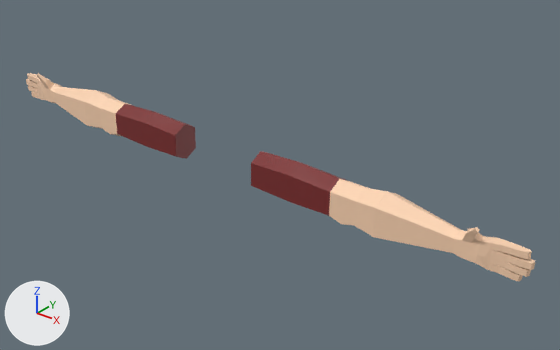
An edit to the Blender file Art/character.blend, drawn before and after from the same camera.
Before and after are seen from a camera (50 mm lens) standing at (4.97, -4.59, 3.26) and looking at (0.73, 0.72, -0.03). Arrows for +X, +Y and +Z are at lower left; the lights stay in place.
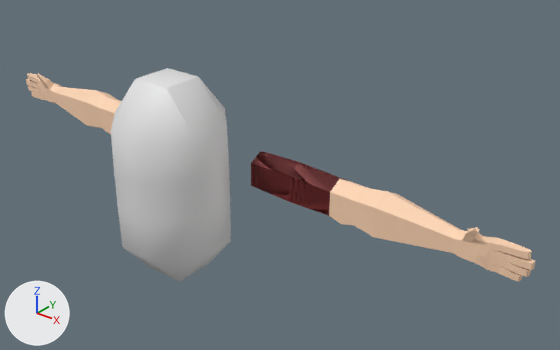
Where the change shows, as pixel boxes (x1, y1, x2, y2) in the pictures (560 x 350 px):
'Mball', shown
    after: (111, 68, 231, 282)
part 1 of me_cube_001, added (brown)
    after: (251, 151, 348, 216)

Patch to the scene script:
```diff
--- a/Art/character.blend.py
+++ b/Art/character.blend.py
@@ me_cube_001 @@
 # used by ob_cube; location = (0.0, 0.004, 0.0); rotation_euler = (-1.571, 0.0155, 0.0), in degrees (-90, 0.9, 0); scale = (2.23, 2.23, 2.21)
-me_cube_001.from_pydata(...)  # 277 vertices, 305 faces; spans x 0.231..1.482, y -0.12..0.108, z 0.227..0.384
+me_cube_001.from_pydata(...)  # 302 vertices, 325 faces; spans x 0.231..1.482, y -0.12..0.108, z 0.227..0.384
+# me_cube_001 part 1: a new loose piece of 25 vertices spanning x 0.231..0.65, y -0.098..0.102, z 0.24..0.371, in mat_skin (picture img_base_color_palette_diffuse)
 me_cube_001.materials.append(mat_skin)
@@ ob_mball @@
 ob_mball.rotation_euler = (1.571, 0.0, 0.0)  # degrees (90, 0, 0)
-ob_mball.hide_set(True)
```
